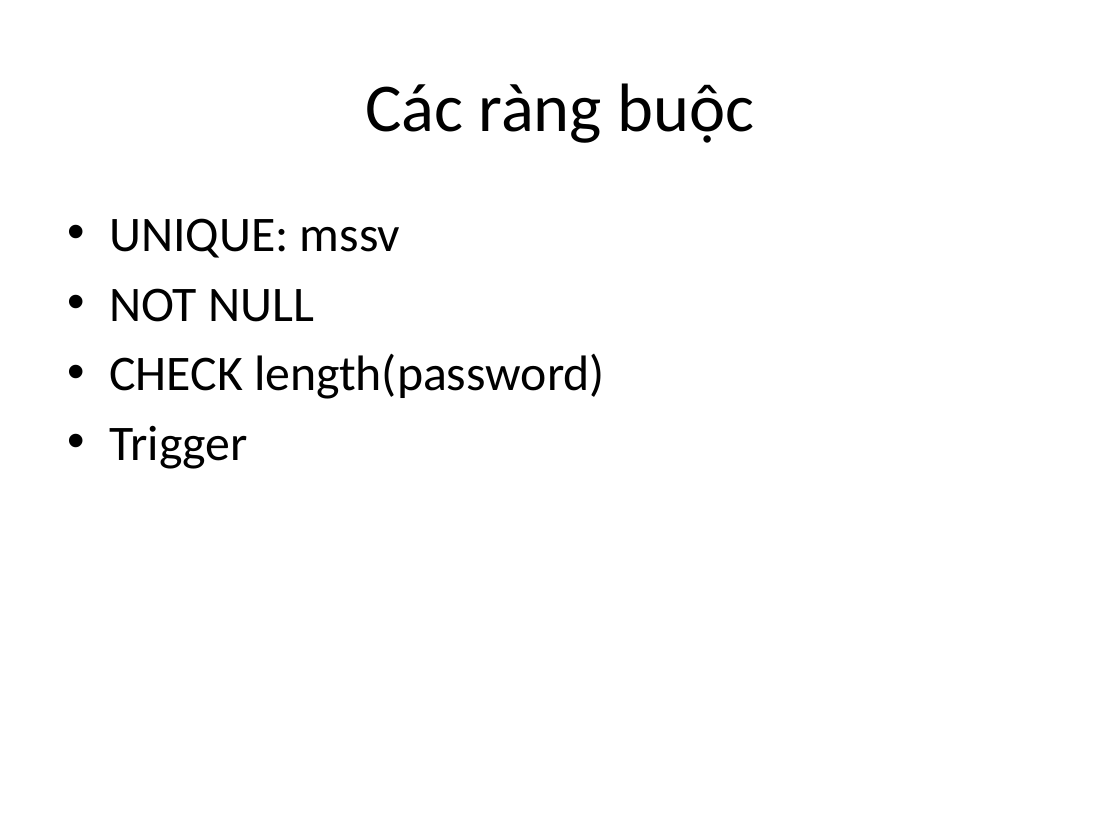
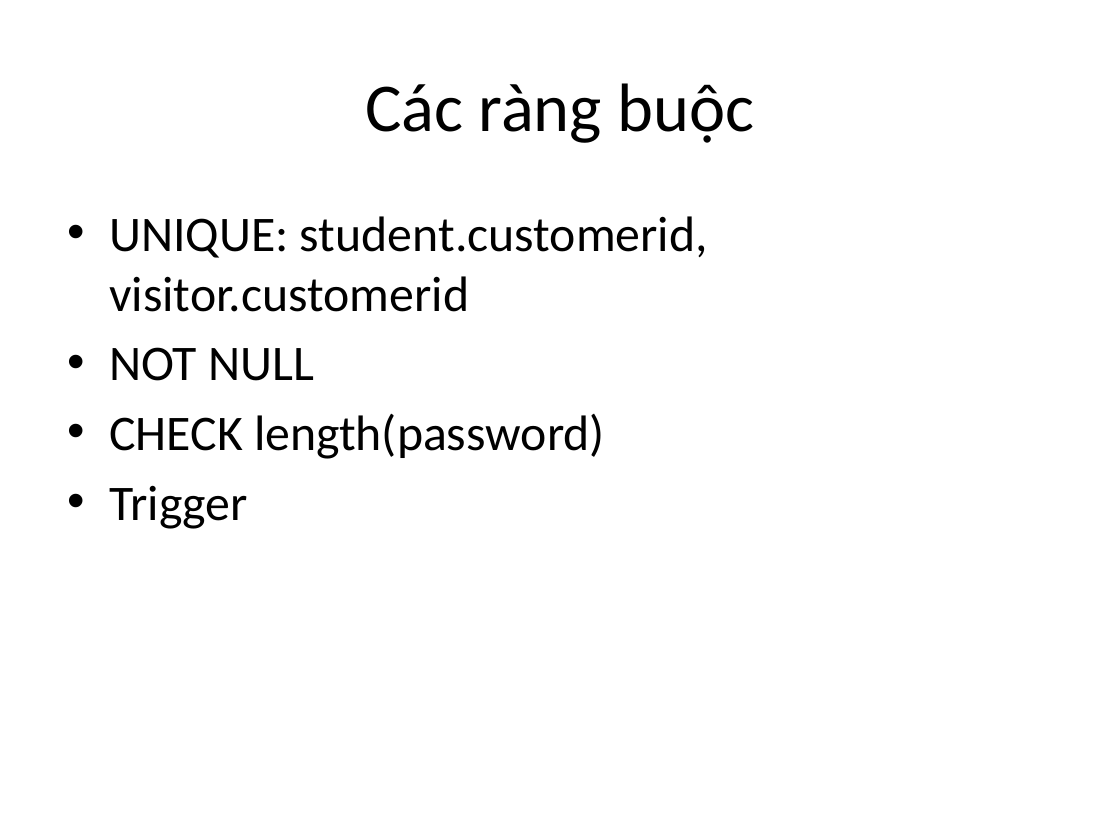
Before and after one commit to manhnd52/HustParkingLot, a slide deck: slide 26 of readme/slide.pptx (slide 13 before the commit). Drawn at 1120x840 pixels with LibreOffice and Linux fonts; fonts in the diff are those of the drawing. Boxes give left, top, right and bottom in pixels: in the first picture for what was removed or moved away, otherwise in the second. Text is boxed around its words. In the diff, an @@ line names an element or a change of style, - is before the commit and + after.

```diff
--- a/readme/slide.pptx
+++ b/readme/slide.pptx
@@ text at [109,216,708,312]: text changed @@
-• UNIQUE: mssv
+• UNIQUE: student.customerid, visitor.customerid
```
Also in this commit, not shown: 11 other slides changed, 17 slides added, 7 slides removed, 1 other file.
